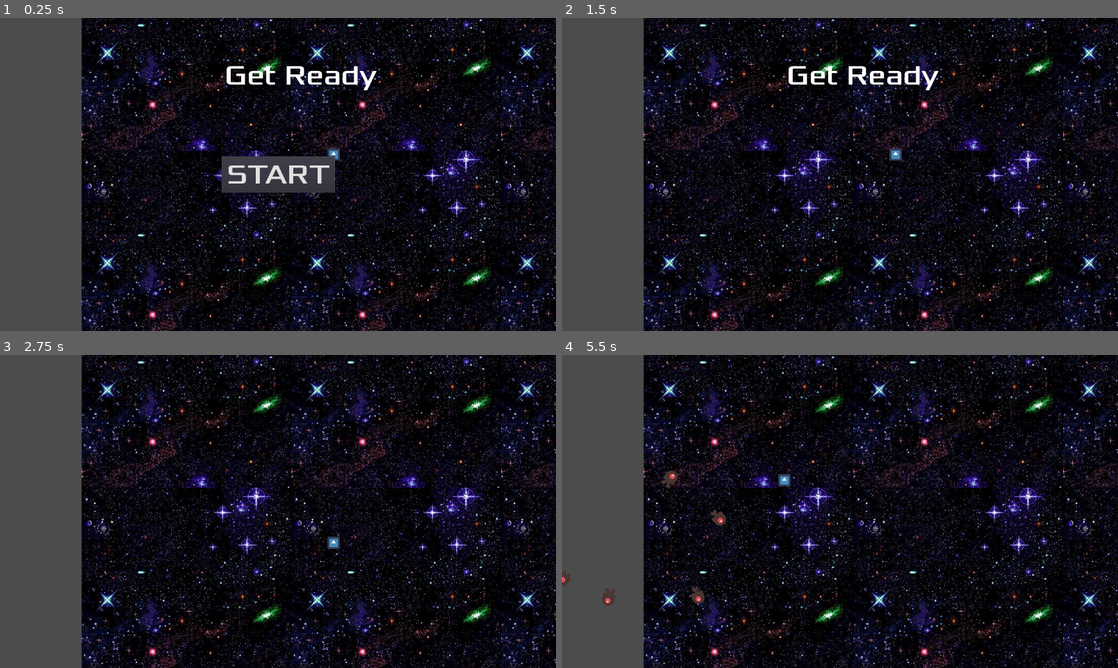
Above: before the commit, frames 1-4 (two rows, left to right).
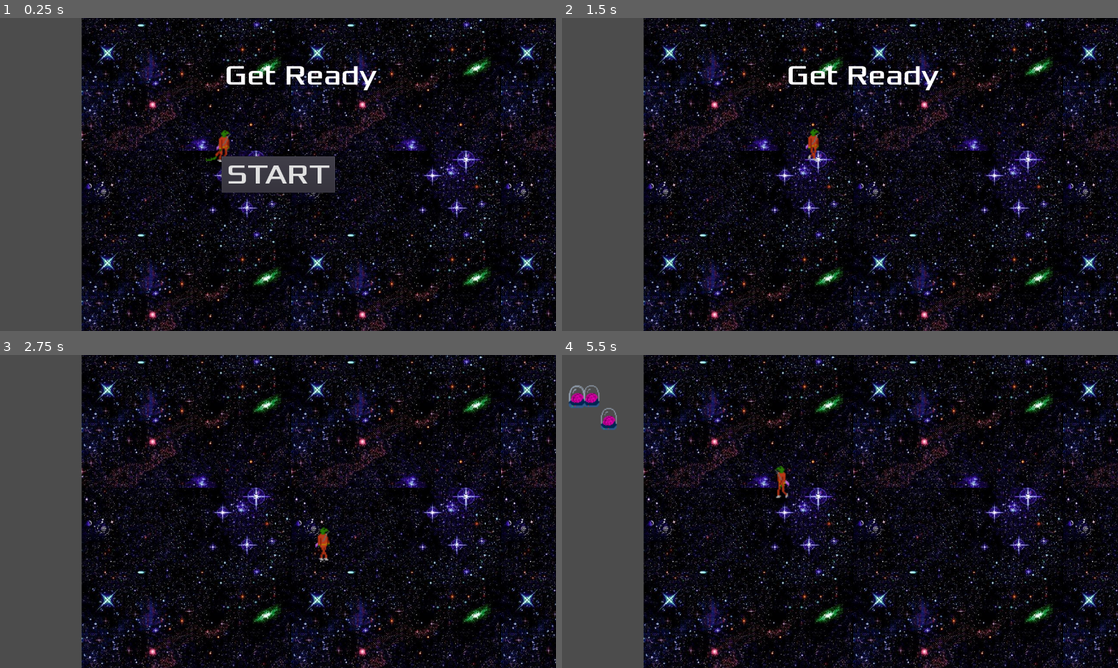
Above: after the commit, the same moments.

Repository: vjans/halo2
Game: Godot game, scene res://Scenes/Main.tscn
The game is run twice, just before and just after one commit, with the same random seed, the same clock (stepped at 60 frames per second) and the same inputs. The engine's default icon, where the game draws it, is replaced by a stand-in: a white triangle on a blue panel in a dark square.
Inputs:
- Up to frame 1 (0.25 s): no input
- Up to frame 2 (1.5 s): click "START" at 0.5 s; tap Enter at 1.25 s; hold Right (ui_right) from 1.28 s (still down)
- Up to frame 3 (2.75 s): release Right (ui_right) at 2.03 s; hold Down (ui_down) from 2.03 s (still down)
- Up to frame 4 (5.5 s): release Down (ui_down) at 2.78 s; hold Right (ui_right) 2.78-3.53 s; hold Up (ui_up) 3.53-4.28 s; hold Left (ui_left) from 4.28 s (still down)

The runs differ from the first frame. In frame 1, 0.2% of the frame differs, in the area x 37-62%, y 35-46%; in frame 2, 0.2%; in frame 3, 0.2%; in frame 4, 1.0%, in the area x 0-42%, y 9-80%.

Commit message:
Add files via upload

Diff:
--- a/Scenes/Main.gd
+++ b/Scenes/Main.gd
@@ -18,11 +18,7 @@
 
 
 
-func game_over():
-	$ScoreTimer.stop()
-	$MobTimer.stop()
-	$HUD.show_game_over()
-	get_tree().call_group("mobs", "queue_free")
+
 
 func new_game():
 	score = 0
@@ -43,8 +39,8 @@
 	# Set the mob's position to a random location.
 	mob.position = $MobPath/MobSpawnLocation.position
 	# Add some randomness to the direction.
-	direction += rand_range(-PI / 4, PI / 4)
-	mob.rotation = direction
+	#####direction += rand_range(-PI / 4, PI / 4)#####
+	#####mob.rotation = direction####
 	# Set the velocity (speed & direction).
 	mob.linear_velocity = Vector2(rand_range(mob.min_speed, mob.max_speed), 0)
 	mob.linear_velocity = mob.linear_velocity.rotated(direction)
--- a/Scenes/Mob.gd
+++ b/Scenes/Mob.gd
@@ -3,8 +3,8 @@
 
 signal mobhit
 
-export var min_speed = 150  # Minimum speed range.
-export var max_speed = 250  # Maximum speed range.
+export var min_speed = 0  # Minimum speed range.
+export var max_speed = 0  # Maximum speed range.
 
 
 # Called when the node enters the scene tree for the first time.
--- a/Scenes/Mob.tscn
+++ b/Scenes/Mob.tscn
@@ -1,32 +1,57 @@
-[gd_scene load_steps=10 format=2]
+[gd_scene load_steps=13 format=2]
 
-[ext_resource path="res://Sprite/enemySwimming_1.png" type="Texture" id=1]
+[ext_resource path="res://Sprite/brain_floating.png" type="Texture" id=1]
 [ext_resource path="res://Scenes/Mob.gd" type="Script" id=2]
-[ext_resource path="res://Sprite/enemySwimming_2.png" type="Texture" id=3]
-[ext_resource path="res://Sprite/enemyWalking_1.png" type="Texture" id=4]
-[ext_resource path="res://Sprite/enemyFlyingAlt_1.png" type="Texture" id=5]
-[ext_resource path="res://Sprite/enemyFlyingAlt_2.png" type="Texture" id=6]
-[ext_resource path="res://Sprite/enemyWalking_2.png" type="Texture" id=7]
 
-[sub_resource type="SpriteFrames" id=1]
+[sub_resource type="AtlasTexture" id=1]
+flags = 4
+atlas = ExtResource( 1 )
+region = Rect2( 0, 0, 32, 32 )
+
+[sub_resource type="AtlasTexture" id=2]
+flags = 4
+atlas = ExtResource( 1 )
+region = Rect2( 0, 32, 32, 32 )
+
+[sub_resource type="AtlasTexture" id=3]
+flags = 4
+atlas = ExtResource( 1 )
+region = Rect2( 0, 64, 32, 32 )
+
+[sub_resource type="AtlasTexture" id=4]
+flags = 4
+atlas = ExtResource( 1 )
+region = Rect2( 0, 96, 32, 32 )
+
+[sub_resource type="AtlasTexture" id=5]
+flags = 4
+atlas = ExtResource( 1 )
+region = Rect2( 0, 128, 32, 32 )
+
+[sub_resource type="AtlasTexture" id=6]
+flags = 4
+atlas = ExtResource( 1 )
+region = Rect2( 0, 160, 32, 32 )
+
+[sub_resource type="AtlasTexture" id=7]
+flags = 4
+atlas = ExtResource( 1 )
+region = Rect2( 0, 192, 32, 32 )
+
+[sub_resource type="AtlasTexture" id=8]
+flags = 4
+atlas = ExtResource( 1 )
+region = Rect2( 0, 224, 32, 32 )
+
+[sub_resource type="SpriteFrames" id=9]
 animations = [ {
-"frames": [ ExtResource( 4 ), ExtResource( 7 ) ],
+"frames": [ SubResource( 1 ), SubResource( 2 ), SubResource( 3 ), SubResource( 4 ), SubResource( 5 ), SubResource( 6 ), SubResource( 7 ), SubResource( 8 ) ],
 "loop": true,
-"name": "walk",
-"speed": 3.0
-}, {
-"frames": [ ExtResource( 5 ), ExtResource( 6 ) ],
-"loop": true,
-"name": "fly",
-"speed": 3.0
-}, {
-"frames": [ ExtResource( 1 ), ExtResource( 3 ) ],
-"loop": true,
-"name": "swim",
-"speed": 3.0
+"name": "brain",
+"speed": 10.0
 } ]
 
-[sub_resource type="CapsuleShape2D" id=2]
+[sub_resource type="CapsuleShape2D" id=10]
 radius = 15.1435
 height = 9.73898
 
@@ -39,14 +64,15 @@
 script = ExtResource( 2 )
 
 [node name="AnimatedSprite" type="AnimatedSprite" parent="."]
-scale = Vector2( 0.3, 0.3 )
-frames = SubResource( 1 )
-animation = "walk"
+scale = Vector2( 2, 2 )
+frames = SubResource( 9 )
+animation = "brain"
+frame = 5
 playing = true
 
 [node name="CollisionShape2D" type="CollisionShape2D" parent="."]
 rotation = 1.5708
-shape = SubResource( 2 )
+shape = SubResource( 10 )
 
 [node name="VisibilityNotifier2D" type="VisibilityNotifier2D" parent="."]
 position = Vector2( -0.0119059, -0.187292 )
--- a/Scenes/Player.gd
+++ b/Scenes/Player.gd
@@ -1,4 +1,4 @@
-extends Area2D
+extends KinematicBody2D
 signal hit
 
 
@@ -8,7 +8,7 @@
 func start(pos):
 	position = pos
 	show()
-	$CollisionShape2D.disabled = false
+	$Area2D/CollisionShape2D.disabled = false
 
 
 func _ready():
@@ -32,18 +32,28 @@
 		$AnimatedSprite.stop()
 
 	position += velocity * delta
+	if velocity.x != 0:
+		$AnimatedSprite.animation = "walk"
+		$AnimatedSprite.flip_v = false
+		# See the note below about boolean assignment
+		$AnimatedSprite.flip_h = velocity.x < 0
+	elif velocity.y == 0 && velocity.x == 0:
+		$AnimatedSprite.animation = "idle"
 
 
 
 
 
-func _on_Player_body_entered(body):
+
+
+
+func _on_Area2D_body_entered(body):
 	emit_signal("hit")
 	print("hit")
-	$CollisionShape2D.set_deferred("disabled", true) # wenn man getroffen wird ist man kurz unverwundbar -> kollision aus
+	$Area2D/CollisionShape2D.set_deferred("disabled", true) # wenn man getroffen wird ist man kurz unverwundbar -> kollision aus
 	$InvincibilityFrames.start()
 
 
 
 func _on_InvincibilityFrames_timeout(): # kollision wieder an nach timer -> einfach wait time ändern
-	$CollisionShape2D.set_deferred("disabled", false)
+	$Area2D/CollisionShape2D.set_deferred("disabled", false)
--- a/Scenes/Player.tscn
+++ b/Scenes/Player.tscn
@@ -1,57 +1,95 @@
-[gd_scene load_steps=5 format=2]
+[gd_scene load_steps=14 format=2]
 
-[ext_resource path="res://Sprite/icon.png" type="Texture" id=1]
+[ext_resource path="res://Sprite/lizard_walking.png" type="Texture" id=1]
 [ext_resource path="res://Scenes/Player.gd" type="Script" id=2]
+[ext_resource path="res://Sprite/lizard_standing.png" type="Texture" id=3]
+
+[sub_resource type="AtlasTexture" id=11]
+flags = 4
+atlas = ExtResource( 1 )
+region = Rect2( 0, 0, 32, 32 )
+
+[sub_resource type="AtlasTexture" id=12]
+flags = 4
+atlas = ExtResource( 1 )
+region = Rect2( 0, 32, 32, 32 )
+
+[sub_resource type="AtlasTexture" id=13]
+flags = 4
+atlas = ExtResource( 1 )
+region = Rect2( 0, 64, 32, 32 )
+
+[sub_resource type="AtlasTexture" id=14]
+flags = 4
+atlas = ExtResource( 1 )
+region = Rect2( 0, 96, 32, 32 )
+
+[sub_resource type="AtlasTexture" id=15]
+flags = 4
+atlas = ExtResource( 1 )
+region = Rect2( 0, 128, 32, 32 )
+
+[sub_resource type="AtlasTexture" id=16]
+flags = 4
+atlas = ExtResource( 1 )
+region = Rect2( 0, 160, 32, 32 )
+
+[sub_resource type="AtlasTexture" id=17]
+flags = 4
+atlas = ExtResource( 1 )
+region = Rect2( 0, 192, 32, 32 )
+
+[sub_resource type="AtlasTexture" id=18]
+flags = 4
+atlas = ExtResource( 1 )
+region = Rect2( 0, 224, 32, 32 )
 
 [sub_resource type="SpriteFrames" id=1]
 animations = [ {
-"frames": [ ExtResource( 1 ) ],
+"frames": [ ExtResource( 3 ) ],
 "loop": true,
-"name": "right",
+"name": "idle",
 "speed": 5.0
 }, {
-"frames": [ ExtResource( 1 ) ],
+"frames": [ SubResource( 11 ), SubResource( 12 ), SubResource( 13 ), SubResource( 14 ), SubResource( 15 ), SubResource( 16 ), SubResource( 17 ), SubResource( 18 ) ],
 "loop": true,
-"name": "left",
-"speed": 5.0
-}, {
-"frames": [ ExtResource( 1 ) ],
-"loop": true,
-"name": "up",
-"speed": 5.0
-}, {
-"frames": [ ExtResource( 1 ) ],
-"loop": true,
-"name": "down",
+"name": "walk",
 "speed": 5.0
 } ]
 
 [sub_resource type="RectangleShape2D" id=2]
-extents = Vector2( 13.7272, 14.195 )
+extents = Vector2( 16, 40 )
 
-[node name="Player" type="Area2D"]
-position = Vector2( 150, 150 )
+[node name="Player" type="KinematicBody2D"]
+position = Vector2( 500, 500 )
 collision_layer = 2
 collision_mask = 5
 script = ExtResource( 2 )
-__meta__ = {
-"_edit_group_": true
-}
 
 [node name="AnimatedSprite" type="AnimatedSprite" parent="."]
-scale = Vector2( 0.45, 0.45 )
+position = Vector2( 150, 150 )
+scale = Vector2( 2.7, 2.7 )
 frames = SubResource( 1 )
-animation = "up"
-
-[node name="CollisionShape2D" type="CollisionShape2D" parent="."]
-shape = SubResource( 2 )
+animation = "walk"
+frame = 7
+playing = true
 
 [node name="Camera2D" type="Camera2D" parent="."]
+position = Vector2( 150, 150 )
 current = true
 drag_margin_h_enabled = true
 drag_margin_v_enabled = true
 
 [node name="InvincibilityFrames" type="Timer" parent="."]
-wait_time = 0.621
-[connection signal="body_entered" from="." to="." method="_on_Player_body_entered"]
+wait_time = 2.122
+
+[node name="Area2D" type="Area2D" parent="."]
+
+[node name="CollisionShape2D" type="CollisionShape2D" parent="Area2D"]
+position = Vector2( 156, 156 )
+shape = SubResource( 2 )
+__meta__ = {
+"_edit_lock_": true
+}
 [connection signal="timeout" from="InvincibilityFrames" to="." method="_on_InvincibilityFrames_timeout"]
+[connection signal="body_entered" from="Area2D" to="." method="_on_Area2D_body_entered"]
Binary file added: Sprite/brain_floating.png
Not shown, added: Sprite/brain_floating.png.import
Binary file added: Sprite/brain_floating_gif.gif
Binary file added: Sprite/lizard_standing.png
Not shown, added: Sprite/lizard_standing.png.import
Binary file added: Sprite/lizard_walking.png
Not shown, added: Sprite/lizard_walking.png.import
Binary file added: Sprite/lizard_walking_gif.gif
